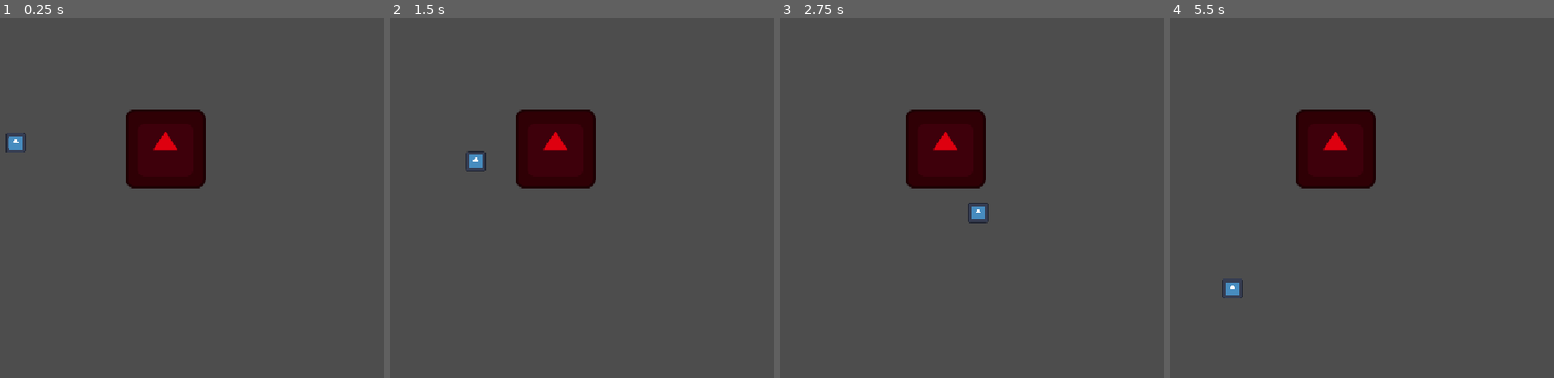
Above: before the commit, frames 1-4 (left to right).
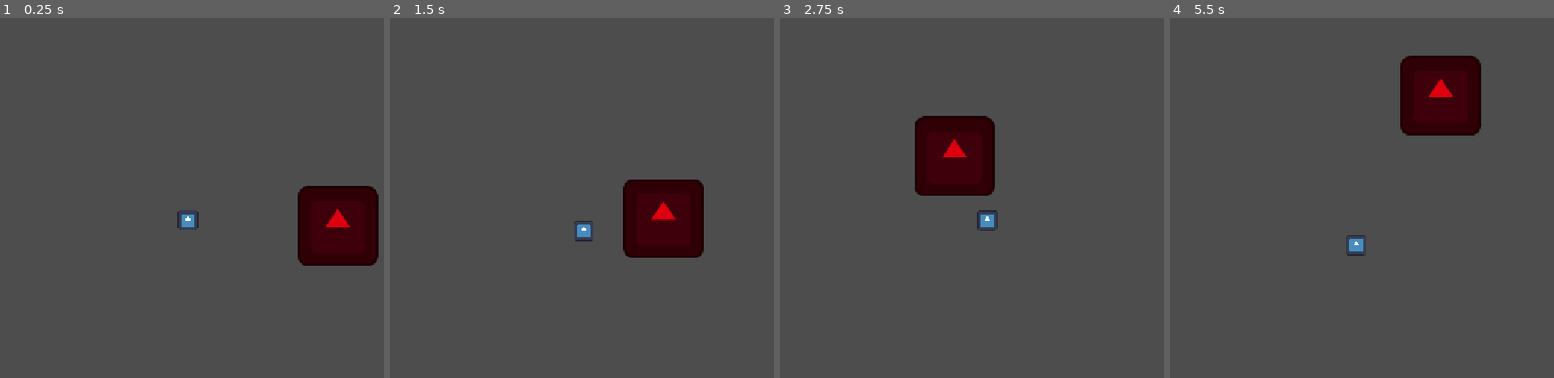
Above: after the commit, the same moments.

Repository: H4CkM4rT1/ashes-of-truth
Game: Godot game, scene res://scenes/levels/test_level.tscn
Two runs of this game, one before a commit and one after it. Both use one fixed random seed, a clock stepped at 60 frames per second and the inputs below. The engine's default icon, where the game draws it, is replaced by a stand-in: a white triangle on a blue panel in a dark square.
Inputs (mouse positions are in pixels of both pictures, inside the frame that each line leads up to):
- Up to frame 1 (0.25 s): no input
- Up to frame 2 (1.5 s): tap Enter at 0.5 s; move the mouse to (735, 198) at 0.52 s; hold D (move_right) 0.53-1.28 s; click (735, 198) at 0.6 s; move the mouse to (432, 241) at 1.27 s; hold S (move_down) from 1.28 s (still down); click (432, 241) at 1.35 s
- Up to frame 3 (2.75 s): move the mouse to (1041, 129) at 2.02 s; release S (move_down) at 2.03 s; hold D (move_right) from 2.03 s (still down); tap Shift (dash) at 2.1 s; click (1041, 129) at 2.3 s
- Up to frame 4 (5.5 s): move the mouse to (1323, 302) at 2.77 s; release D (move_right) at 2.78 s; hold W (move_up) 2.78-3.53 s; tap Alt at 2.85 s; click (1323, 302) at 3.05 s; move the mouse to (outside the picture) at 3.52 s; hold A (move_left) 3.53-5.03 s; click (outside the picture) at 3.6 s; move the mouse to (outside the picture) at 4.27 s; click (outside the picture) at 4.35 s; move the mouse to (1392, 219) at 5.02 s; hold S (move_down) from 5.03 s (still down); tap Shift (dash) at 5.1 s; click (1392, 219) at 5.3 s

The runs differ from the first frame. In frame 1, 9.5% of the frame differs, in the area x 1-99%, y 25-69%; in frame 2, 9.4%; in frame 3, 2.3%; in frame 4, 9.5%.

Commit message:
combat feedback

Diff:
--- a/scenes/characters/knight.gd
+++ b/scenes/characters/knight.gd
@@ -16,6 +16,10 @@
 var attack_cooldown: float = 0.3
 var attack_cooldown_timer: float = 0.0
 @export var attack_damage: int = 10
+@onready var camera: Camera2D = $Camera2D
+@export var shake_strength: float = 4.0
+@export var shake_duration: float = 0.15
+var shake_timer: float = 0.0
 
 
 func _physics_process(delta):
@@ -54,6 +58,14 @@
 			attack_hitbox.monitoring = false
 			attack_cooldown_timer = attack_cooldown
 
+	if shake_timer > 0:
+		shake_timer -= delta
+		var shake_x: float = randf_range(-shake_strength, shake_strength)
+		var shake_y: float = randf_range(shake_strength, -shake_strength)
+		camera.offset = Vector2(shake_x, shake_y)
+	else:
+		camera.offset = Vector2.ZERO
+
 	move_and_slide()
 
 
@@ -64,4 +76,14 @@
 
 	if enemy.has_method("take_damage"):
 		print("menos vida")
-		enemy.take_damage(attack_damage)
+		enemy.take_damage(attack_damage, global_position)
+		hit_stop()
+		screen_shake()
+
+func hit_stop():
+	Engine.time_scale = 0.1
+	await get_tree().create_timer(0.06, true, false, true).timeout
+	Engine.time_scale = 1.0
+
+func screen_shake():
+	shake_timer = shake_duration
--- a/scenes/characters/knight.tscn
+++ b/scenes/characters/knight.tscn
@@ -22,6 +22,9 @@
 [node name="CollisionShape2D" type="CollisionShape2D" parent="." unique_id=1054008816]
 shape = SubResource("RectangleShape2D_x15ge")
 
+[node name="Camera2D" type="Camera2D" parent="." unique_id=1052293167]
+position_smoothing_enabled = true
+
 [node name="AttackHitbox" type="Area2D" parent="." unique_id=1322385493]
 collision_layer = 8
 collision_mask = 16
--- a/scenes/enemies/training_dummy.gd
+++ b/scenes/enemies/training_dummy.gd
@@ -2,14 +2,37 @@
 
 @export var max_health: int = 100
 var health: int
+@onready var sprite: Sprite2D = $Sprite2D
+var original_color: Color
+@export var knockback_force: float = 180.0
+@export var knockback_friction: float = 900.0
+var knockback_velocity: Vector2 = Vector2.ZERO
 
 func _ready():
 	health = max_health
 	print(health)
+	original_color = sprite.modulate
 
-func take_damage(amount: int):
+func take_damage(amount: int, attacker_position: Vector2):
 	health -= amount
-	print(health)
 
 	if health <= 0:
 		queue_free()
+
+	else:
+		var knockback_direction: Vector2 = (global_position - attacker_position).normalized()
+		knockback_velocity = (knockback_direction * knockback_force)
+		hit_flash()
+		print(knockback_velocity)
+
+
+func hit_flash():
+	sprite.modulate = Color.WHITE
+	await get_tree().create_timer(0.1).timeout
+	sprite.modulate = original_color
+
+func _physics_process(delta):
+	velocity = knockback_velocity
+	move_and_slide()
+
+	knockback_velocity = knockback_velocity.move_toward(Vector2.ZERO, knockback_friction * delta)
